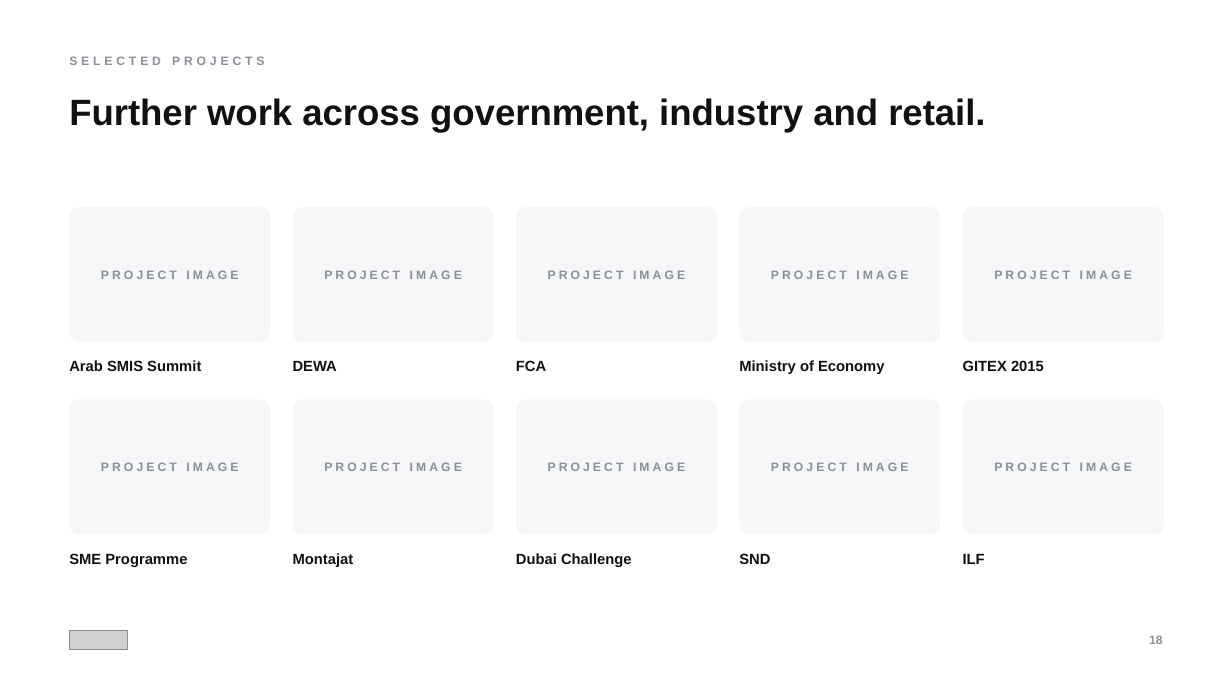
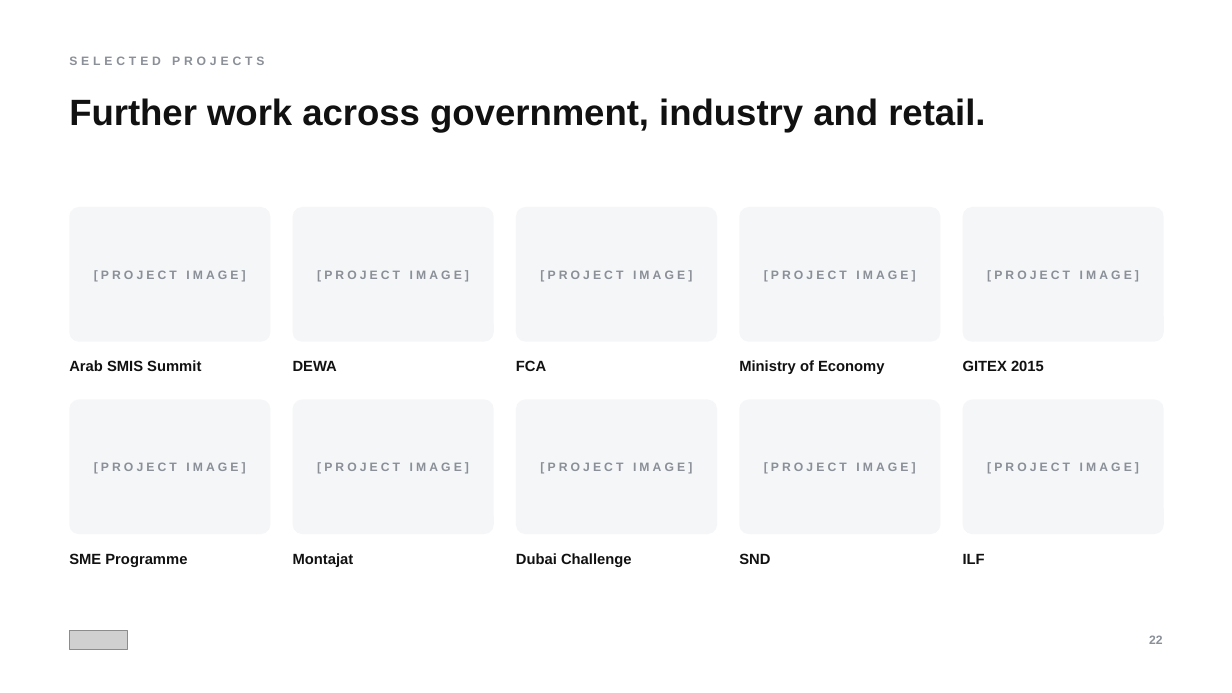
Before and after one commit to tanvichitnis1/NEW-, a slide deck: slide 22 of deck-pptx/EOV-Credentials-2026.pptx (slide 18 before the commit). Drawn at 1232x693 pixels with LibreOffice and Linux fonts; fonts in the diff are those of the drawing; grey boxes stand for pictures. Boxes give left, top, right and bottom in pixels: in the first picture for what was removed or moved away, otherwise in the second. Text is boxed around its words. In the diff, an @@ line names an element or a change of style, - is before the commit and + after.

```diff
--- a/deck-pptx/EOV-Credentials-2026.pptx
+++ b/deck-pptx/EOV-Credentials-2026.pptx
@@ text at (x1=94, y1=270, x2=245, y2=282): text changed @@
-PROJECT IMAGE
+[PROJECT IMAGE]
@@ text at (x1=317, y1=270, x2=469, y2=282): text changed @@
-PROJECT IMAGE
+[PROJECT IMAGE]
@@ text at (x1=540, y1=270, x2=692, y2=282): text changed @@
-PROJECT IMAGE
+[PROJECT IMAGE]
@@ text at (x1=764, y1=270, x2=915, y2=282): text changed @@
-PROJECT IMAGE
+[PROJECT IMAGE]
@@ text at (x1=987, y1=270, x2=1139, y2=282): text changed @@
-PROJECT IMAGE
+[PROJECT IMAGE]
@@ text at (x1=94, y1=462, x2=245, y2=474): text changed @@
-PROJECT IMAGE
+[PROJECT IMAGE]
@@ text at (x1=317, y1=462, x2=469, y2=474): text changed @@
-PROJECT IMAGE
+[PROJECT IMAGE]
@@ text at (x1=540, y1=462, x2=692, y2=474): text changed @@
-PROJECT IMAGE
+[PROJECT IMAGE]
@@ text at (x1=764, y1=462, x2=915, y2=474): text changed @@
-PROJECT IMAGE
+[PROJECT IMAGE]
@@ text at (x1=987, y1=462, x2=1139, y2=474): text changed @@
-PROJECT IMAGE
+[PROJECT IMAGE]
@@ text at (x1=1149, y1=635, x2=1163, y2=644): text changed @@
-18
+22
```
Also in this commit, not shown: 18 other slides changed, 4 slides added, 7 other files.
